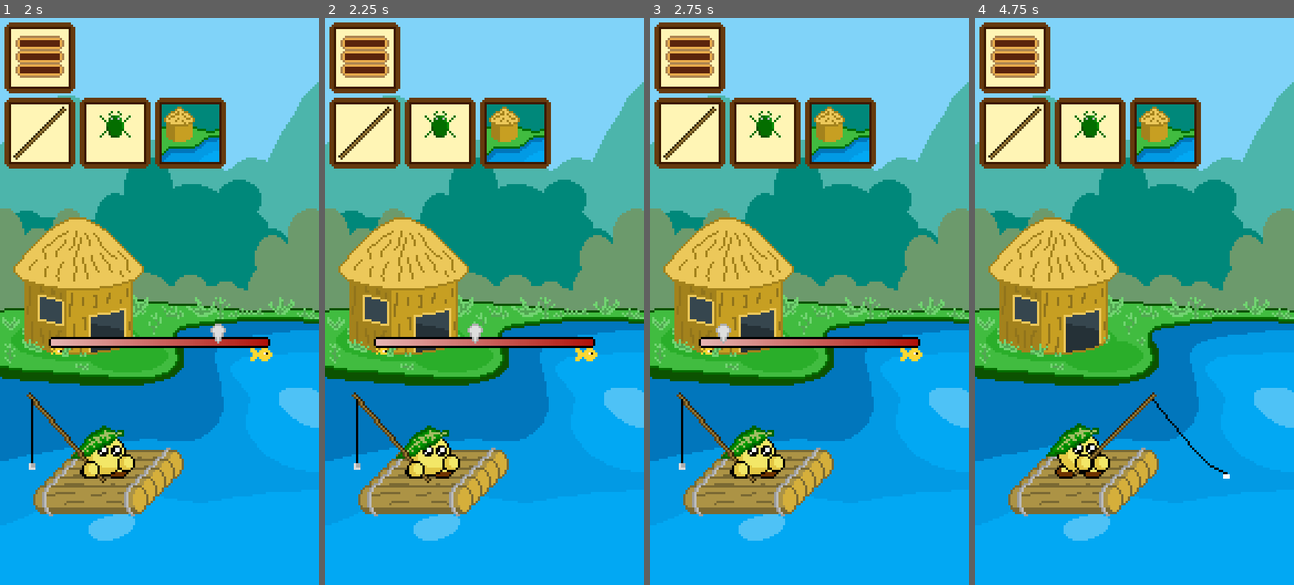
Above: before the commit, frames 1-4 (left to right).
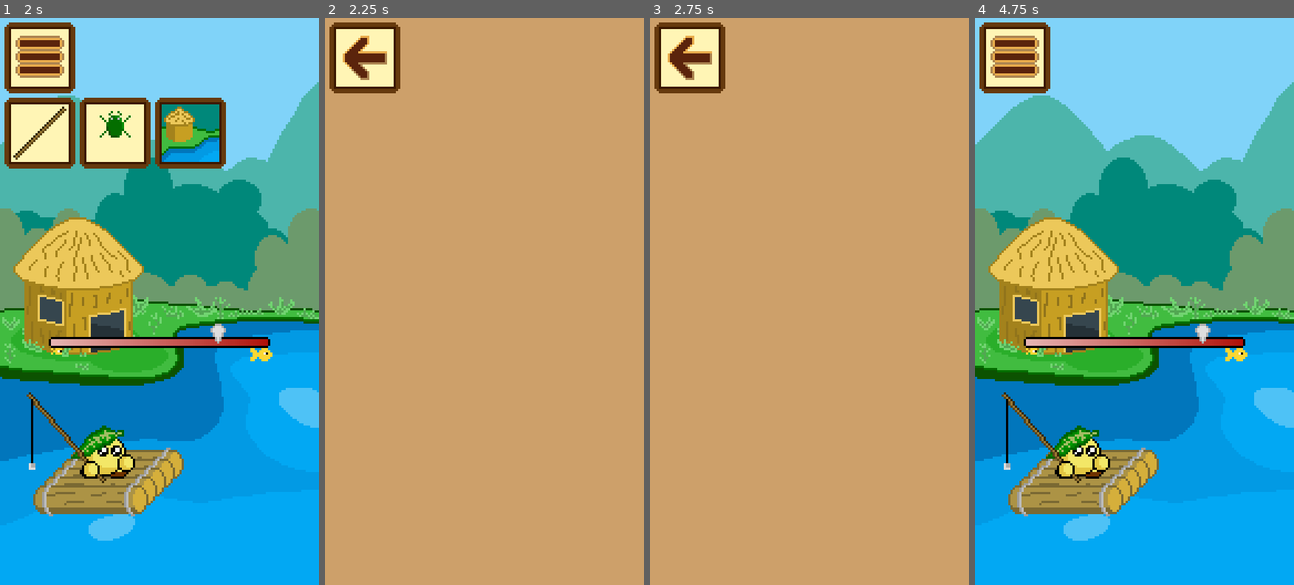
Above: after the commit, the same moments.

Repository: tsredanovic/pixquarium_v03
Game: Godot game, scene res://Main.tscn
Same seed, same stepped clock (60 frames per second), same inputs: the game is played once before the commit and once after it.
Inputs (mouse positions are in pixels of both pictures, inside the frame that each line leads up to):
- Up to frame 1 (2 s): move the mouse to (159, 454) at 0.52 s; click (159, 454) at 0.67 s; click (38, 57) at 1.25 s
- Up to frame 2 (2.25 s): click (363, 131) at 2 s
- Up to frame 3 (2.75 s): no input
- Up to frame 4 (4.75 s): click (1013, 57) at 2.77 s; tap Enter at 3.5 s; move the mouse to (1070, 329) at 3.52 s; click (1070, 329) at 3.67 s; click (1089, 131) at 4.27 s

Frame 1 is identical in both runs. In frame 2, 98% of the frame differs, in the area x 0-100%, y 0-100%; in frame 3, 98%; in frame 4, 11%.

Commit message:
rod shop base

Diff:
--- a/src/GameButtons/GameButtons.gd
+++ b/src/GameButtons/GameButtons.gd
@@ -31,6 +31,7 @@
 # INIT
 func init(rod, bait, location):
 	$ButtonRod.set_normal_texture(load(rod_textures[rod]))
+	$ButtonRod.connect("pressed", get_tree().get_root().get_node("Main"), "_on_ButtonRod_pressed")
 	$ButtonBait.set_normal_texture(load(bait_textures[bait]))
 	$ButtonLocation.set_normal_texture(load(location_textures[location]))
 
@@ -57,14 +58,3 @@
 		show_menu_buttons()
 	else:
 		hide_menu_buttons()
-
-func _on_ButtonRod_pressed():
-	print("Rod button pressed")
-
-
-func _on_ButtonBait_pressed():
-	print("Bait button pressed")
-
-
-func _on_ButtonLocation_pressed():
-	print("Location button pressed")
--- a/src/GameButtons/GameButtons.tscn
+++ b/src/GameButtons/GameButtons.tscn
@@ -14,6 +14,8 @@
 [node name="ButtonMenu" type="TextureButton" parent="."]
 margin_left = 2.0
 margin_top = 2.0
+margin_right = 34.0
+margin_bottom = 34.0
 texture_normal = ExtResource( 1 )
 __meta__ = {
 "_edit_use_anchors_": false
@@ -39,7 +41,7 @@
 margin_top = 36.0
 margin_right = 102.0
 margin_bottom = 68.0
+__meta__ = {
+"_edit_use_anchors_": false
+}
 [connection signal="pressed" from="ButtonMenu" to="." method="_on_ButtonMenu_pressed"]
-[connection signal="pressed" from="ButtonRod" to="." method="_on_ButtonRod_pressed"]
-[connection signal="pressed" from="ButtonBait" to="." method="_on_ButtonBait_pressed"]
-[connection signal="pressed" from="ButtonLocation" to="." method="_on_ButtonLocation_pressed"]
--- a/src/Main.gd
+++ b/src/Main.gd
@@ -43,5 +43,40 @@
 	var player = preload("res://Player/Player.tscn").instance()
 	add_child(player)
 
+# INSTANCE A BACK BUTTON
+func instance_back_button():
+	var back_button = preload("res://Shops/BackButton.tscn").instance()
+	back_button.connect("pressed", self, "_on_BackButton_pressed")
+	add_child(back_button)
+
+# INSTANCE SHOP ROD
+func instance_shop_rod():
+	var shop_rod = preload("res://Shops/ShopRod.tscn").instance()
+	add_child(shop_rod)
+	instance_back_button()
+
+# KILL ALL CHILDREN
+func kill_children():
+	for child in get_children():
+		child.queue_free()
+
 func _ready():
 	instance_game()
+
+func _on_BackButton_pressed():
+	print("Back button pressed")
+	kill_children()
+	instance_game()
+
+func _on_ButtonRod_pressed():
+	print("Rod button pressed")
+	kill_children()
+	instance_shop_rod()
+
+
+func _on_ButtonBait_pressed():
+	print("Bait button pressed")
+
+
+func _on_ButtonLocation_pressed():
+	print("Location button pressed")
--- /dev/null
+++ b/src/Shops/BackButton.tscn
@@ -0,0 +1,16 @@
+[gd_scene load_steps=2 format=2]
+
+[ext_resource path="res://Shops/ButtonBack.png" type="Texture" id=1]
+
+[node name="BackButton" type="TextureButton"]
+anchor_top = -0.000295475
+anchor_right = 1.01389
+anchor_bottom = 1.00752
+margin_left = 2.0
+margin_top = 2.0
+margin_right = -112.0
+margin_bottom = -224.0
+texture_normal = ExtResource( 1 )
+__meta__ = {
+"_edit_use_anchors_": false
+}
--- /dev/null
+++ b/src/Shops/ShopRod.tscn
@@ -0,0 +1,17 @@
+[gd_scene load_steps=2 format=2]
+
+[ext_resource path="res://Shops/ShopsBackground.png" type="Texture" id=1]
+
+[node name="ShopRod" type="Control"]
+anchor_right = 1.0
+anchor_bottom = 1.0
+__meta__ = {
+"_edit_use_anchors_": false
+}
+
+[node name="ShopBackground" type="CanvasLayer" parent="."]
+layer = -1
+
+[node name="Sprite" type="Sprite" parent="ShopBackground"]
+texture = ExtResource( 1 )
+centered = false
Binary file added: src/Shops/ShopsBackground.png
Not shown, added: src/Shops/ShopsBackground.png.import
